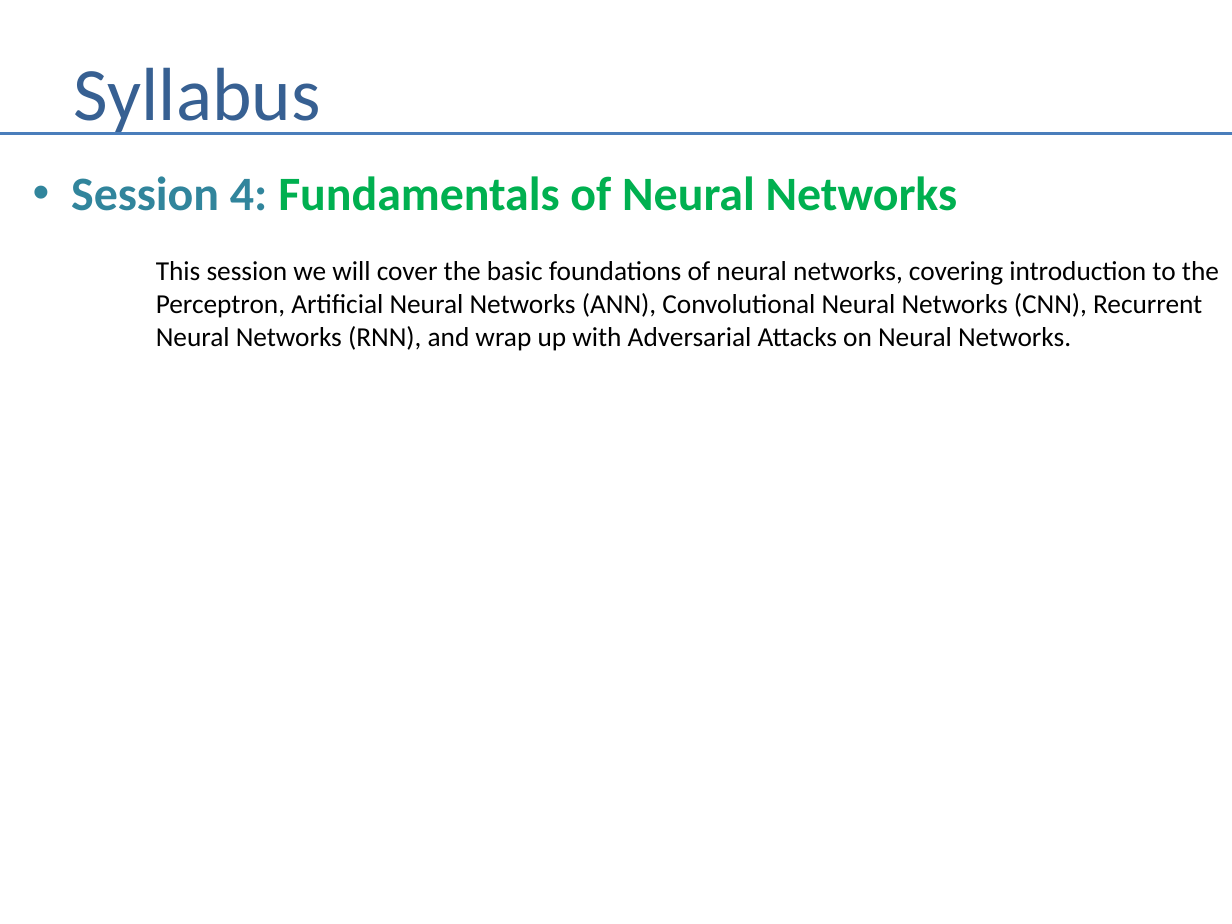
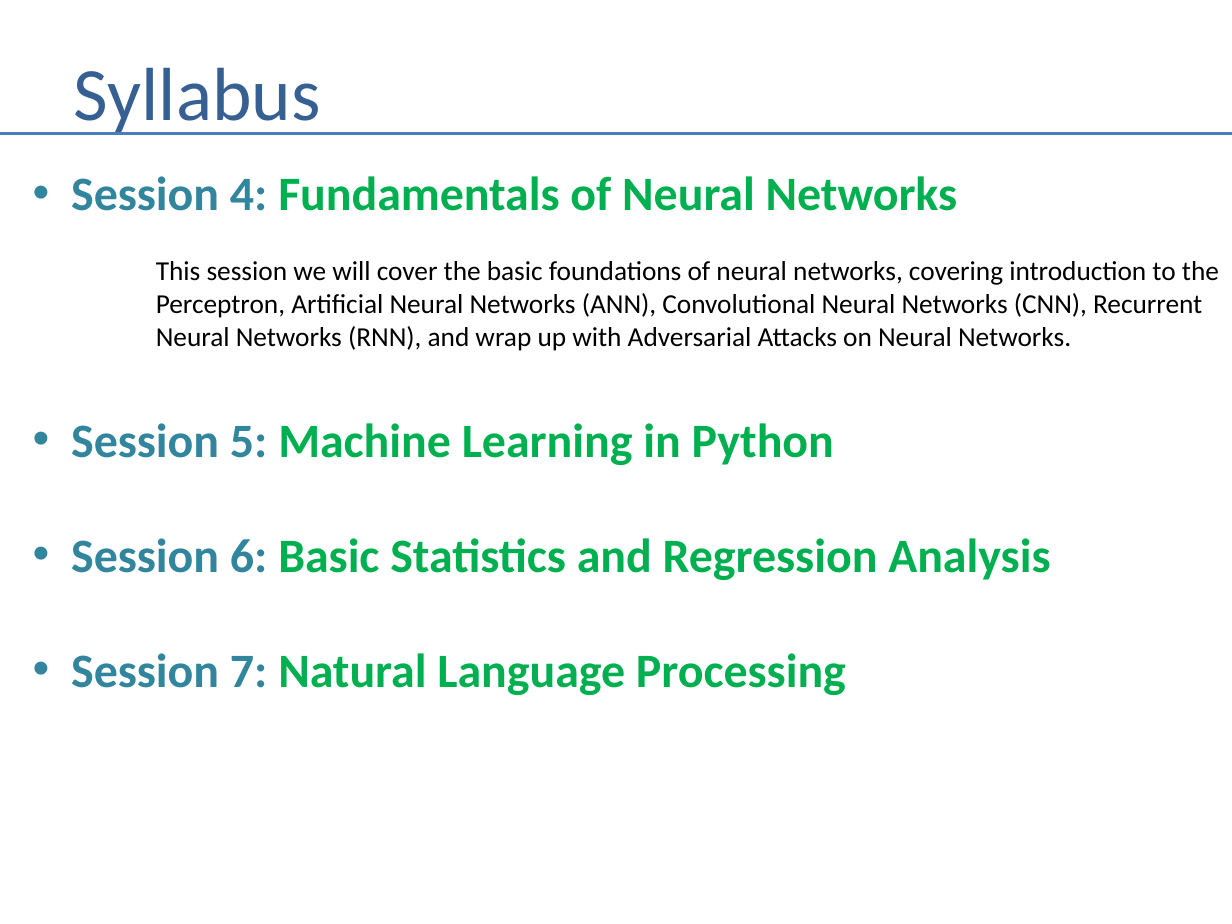
Before and after one commit to andrewferlitsch/Portland-Data-Science-Group, a slide deck: slide 5 of Presentations/AI Training Syllabus.pptx. Drawn at 1232x924 pixels with LibreOffice and Linux fonts; fonts in the diff are those of the drawing. Boxes give left, top, right and bottom in pixels: in the first picture for what was removed or moved away, otherwise in the second. Text is boxed around its words. In the diff, an @@ line names an element or a change of style, - is before the commit and + after.

Commit message:
update to syllabus

```diff
--- a/Presentations/AI Training Syllabus.pptx
+++ b/Presentations/AI Training Syllabus.pptx
@@ text at <box>71,423,1050,695</box>: paragraphs added @@
+• Session 5: Machine Learning in Python
+• Session 6: Basic Statistics and Regression Analysis
+• Session 7: Natural Language Processing
```
Also in this commit, not shown: 1 other slide changed.
